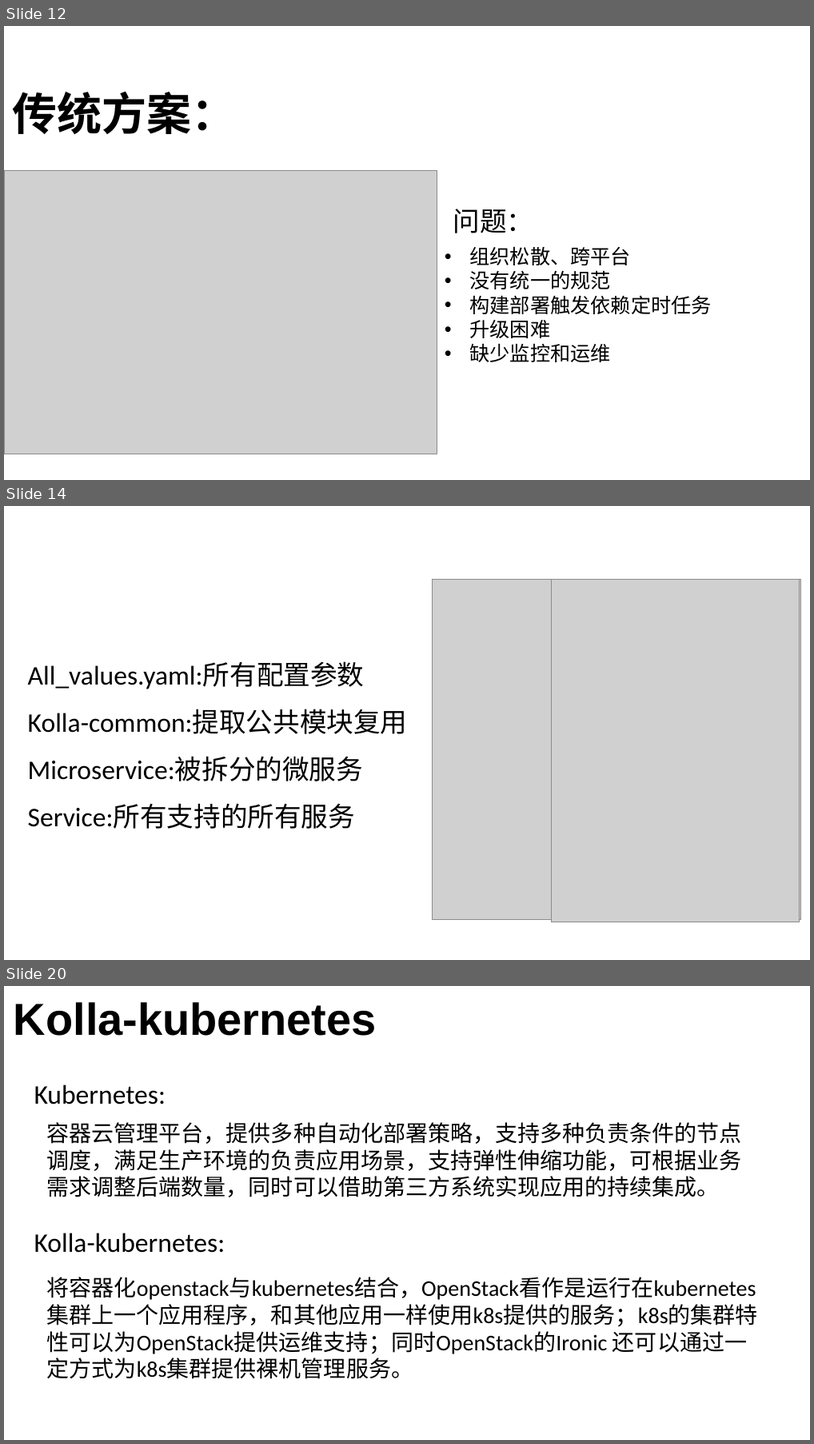
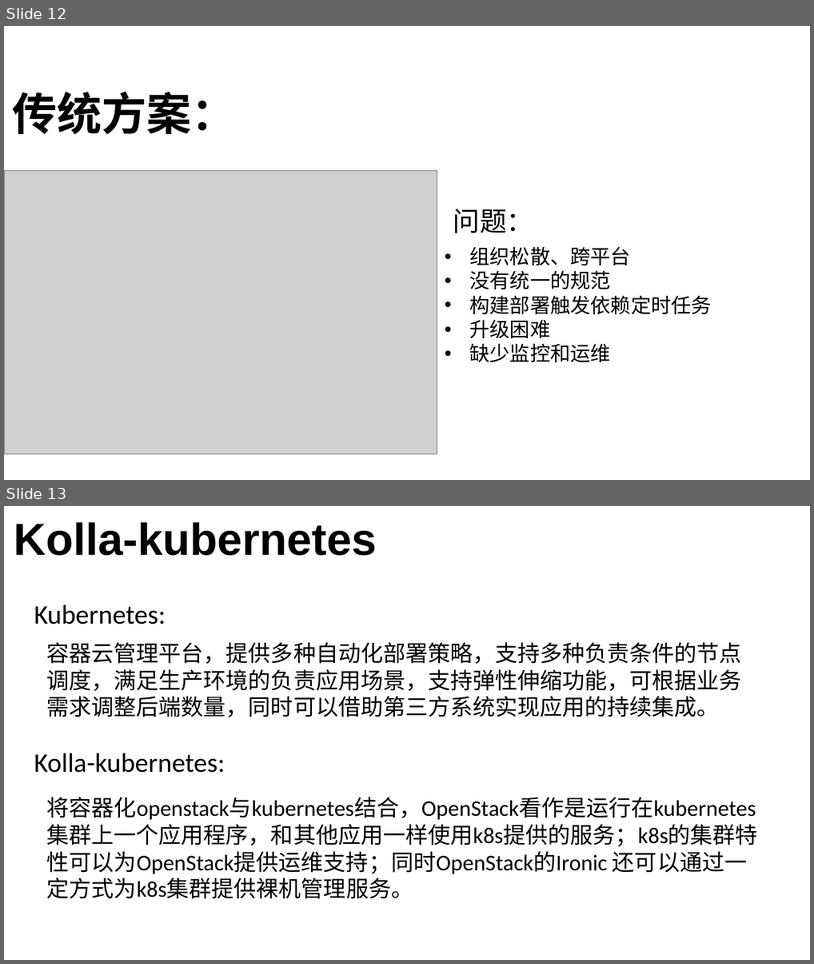
Before and after one commit to lyj7890/openinfra.session, a slide deck: OpenStack容器化持续集成与交付实践方案.pptx. Shown one above the other, each under a label of ours: slides 12, 14 and 20 before the commit, slides 12 and 13 after it; the slides between them are not shown. The pictures are 814x1444 and 814x964 pixels, drawn with LibreOffice and Linux fonts; fonts in the diff are those of the drawing; grey boxes stand for pictures; background and template pictures are left out. Boxes give left, top, right and bottom in pixels: in the first picture for what was removed or moved away, otherwise in the second. Text is boxed around its words. In the diff, an @@ line names an element or a change of style, - is before the commit and + after.

```diff
--- a/OpenStack容器化持续集成与交付实践方案.pptx
+++ b/OpenStack容器化持续集成与交付实践方案.pptx
@@ slide 14 removed at (4, 506, 810, 960), background picture (left out) @@
@@ picture removed at (432, 580, 801, 920) @@
@@ picture removed at (551, 580, 800, 922) @@
@@ text removed at (28, 662, 365, 689) @@
-All_values.yaml:所有配置参数
@@ text removed at (28, 709, 408, 734) @@
-Kolla-common:提取公共模块复用
@@ text removed at (28, 757, 363, 781) @@
-Microservice:被拆分的微服务
@@ text removed at (28, 804, 355, 828) @@
-Service:所有支持的所有服务
@@ what was slide 20 is now slide 13 @@
```
Also in this commit, not shown: 6 other slides removed.
